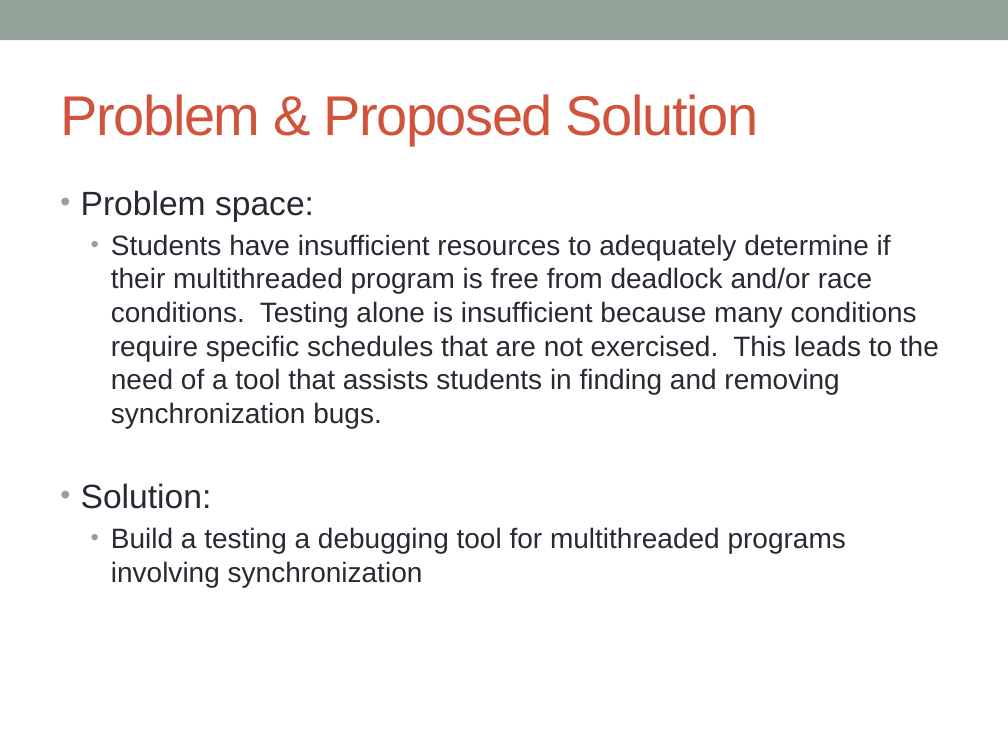
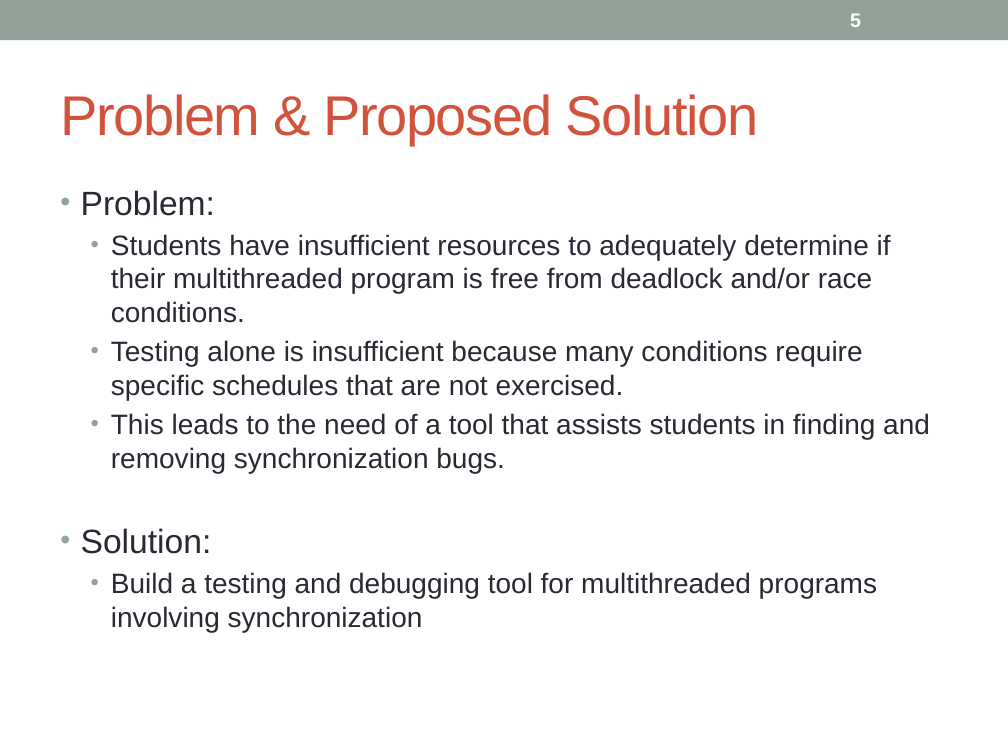
Before and after one commit to concurTestFramework/concurTestFramework, a slide deck: slide 5 of Documents/Concur_Presentation.pptx. Drawn at 1008x756 pixels with LibreOffice and Linux fonts; fonts in the diff are those of the drawing. Boxes give left, top, right and bottom in pixels: in the first picture for what was removed or moved away, otherwise in the second. Text is boxed around its words. In the diff, an @@ line names an element or a change of style, - is before the commit and + after.

```diff
--- a/Documents/Concur_Presentation.pptx
+++ b/Documents/Concur_Presentation.pptx
@@ page number added at [850,13,861,27], 14 pt, text #FFFFFF, bold @@
+5
@@ text at [81,190,930,473]: text changed @@
-• Problem space:
-  • Students have insufficient resources to adequately determine if their multithreaded program is free from deadlock and/or race conditions. Testing alone is insufficient because many conditions require specific schedules that are not exercised. This leads to the need of a tool that assists students in finding and removing synchronization bugs.
+• Problem:
+  • Students have insufficient resources to adequately determine if their multithreaded program is free from deadlock and/or race conditions.
+  • Testing alone is insufficient because many conditions require specific schedules that are not exercised.
+  • This leads to the need of a tool that assists students in finding and removing synchronization bugs.
@@ text at [111,572,877,632]: text changed @@
-  • Build a testing a debugging tool for multithreaded programs involving synchronization
+  • Build a testing and debugging tool for multithreaded programs involving synchronization
```
Also in this commit, not shown: 21 other slides changed.
